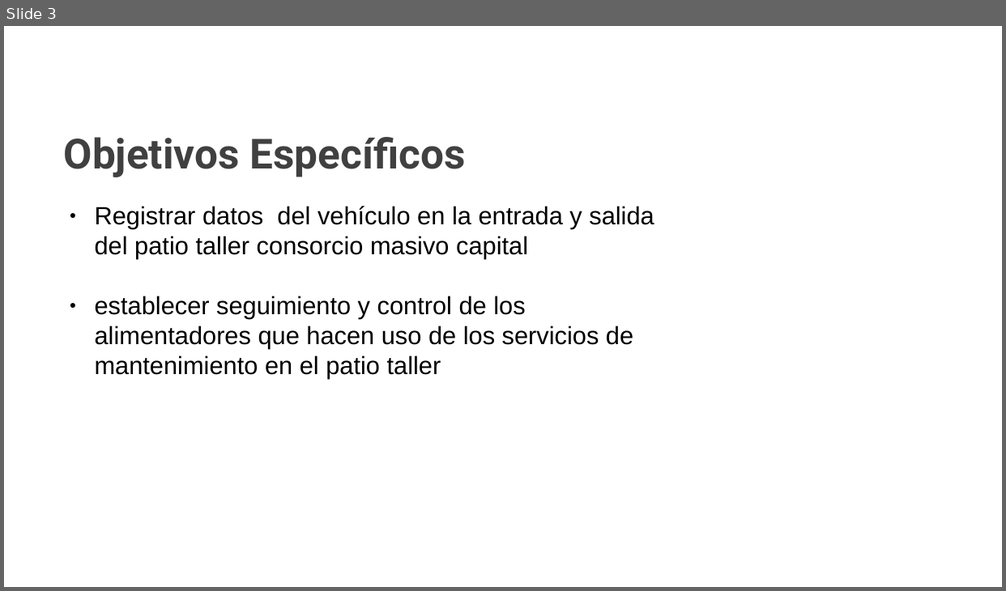
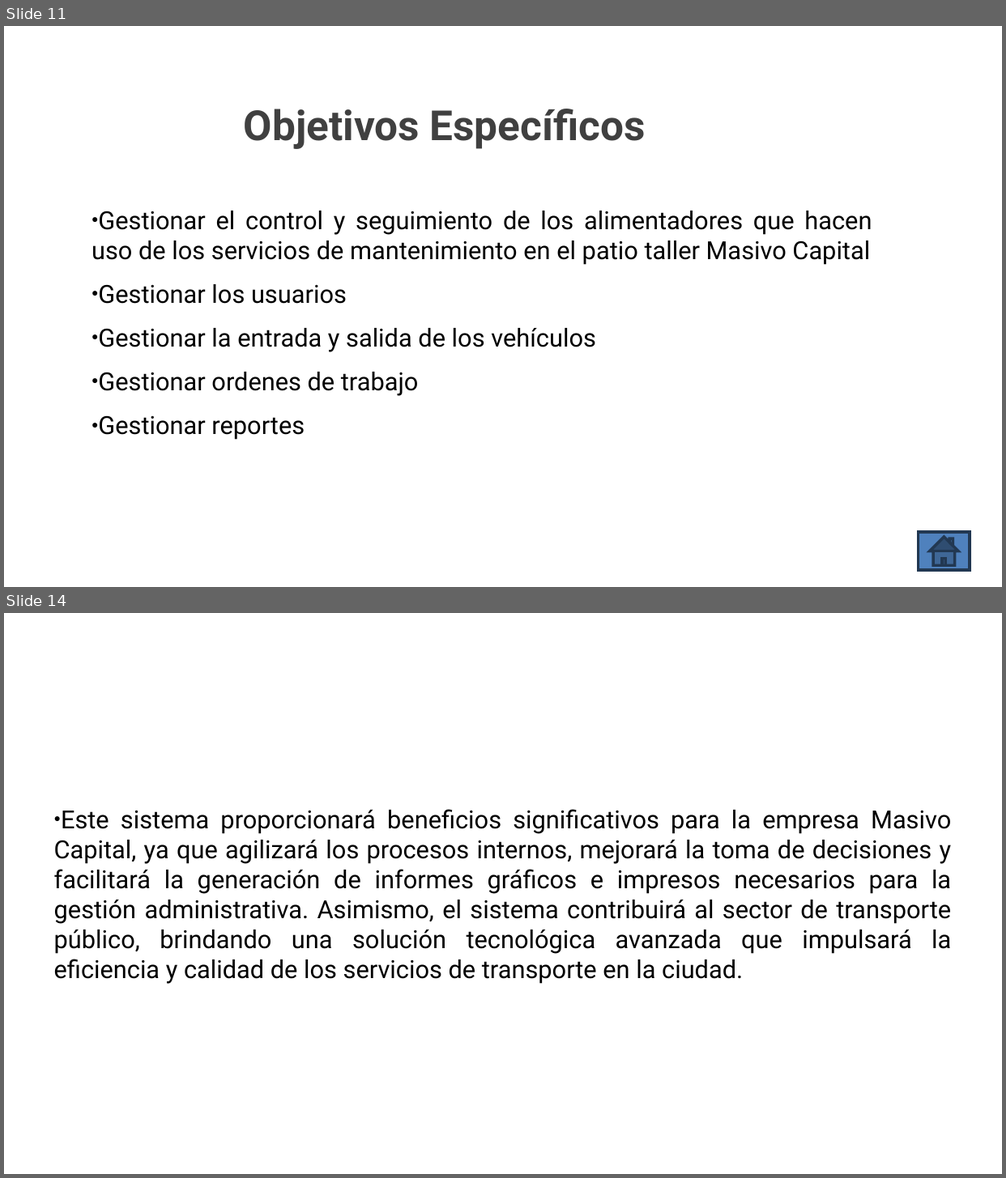
Before and after one commit to Mmartinez951/Desarrollo_Final_EntryMC, a slide deck: 1.Docs/Trimestre I/Presentación EntryMC.pptx. Shown one above the other, each under a label of ours: slide 3 before the commit, slides 11 and 14 after it; the slides between them are not shown. The pictures are 1006x591 and 1006x1178 pixels, drawn with LibreOffice and Linux fonts; fonts in the diff are those of the drawing; background and template pictures are left out. Boxes give left, top, right and bottom in pixels: in the first picture for what was removed or moved away, otherwise in the second. Text is boxed around its words. In the diff, an @@ line names an element or a change of style, - is before the commit and + after.

```diff
--- a/1.Docs/Trimestre I/Presentación EntryMC.pptx
+++ b/1.Docs/Trimestre I/Presentación EntryMC.pptx
@@ slide 14 added at [4, 613, 1002, 1174], background picture (left out) @@
@@ subtitle added at [54, 809, 952, 984], 18 pt, text #000000 @@
+● Este sistema proporcionará beneficios significativos para la empresa Masivo Capital, ya que agilizará los procesos internos, mejorará la toma de decisiones y facilitará la generación de informes gráficos e impresos necesarios para la gestión administrativa. Asimismo, el sistema contribuirá al sector de transporte público, brindando una solución tecnológica avanzada que impulsará la eficiencia y calidad de los servicios de transporte en la ciudad.
@@ what was slide 3 is now slide 11 @@
@@ slide 11 changed as well @@
@@ title "Objetivos Específicos": place and size @@
-title "Objetivos Específicos" at [64, 137, 466, 177]
+title "Objetivos Específicos" at [244, 109, 646, 149]
@@ title "Objetivos Específicos" at [244, 109, 646, 149]: indent changed; line spacing 1 to 0.9; vertical alignment top to middle @@
@@ text at [91, 211, 872, 440]: text changed; font Arial to Roboto @@
-● Registrar datos del vehículo en la entrada y salida del patio taller consorcio masivo capital
-● establecer seguimiento y control de los alimentadores que hacen uso de los servicios de mantenimiento en el patio taller
+● Gestionar el control y seguimiento de los alimentadores que hacen uso de los servicios de mantenimiento en el patio taller Masivo Capital
+● Gestionar los usuarios
+● Gestionar la entrada y salida de los vehículos
+● Gestionar ordenes de trabajo
+● Gestionar reportes
@@ action button home added at [918, 532, 969, 570], fill #4F81BD, outline #233953 2 pt @@
```
Also in this commit, not shown: 5 other slides changed, 19 other slides added, 4 slides removed.
